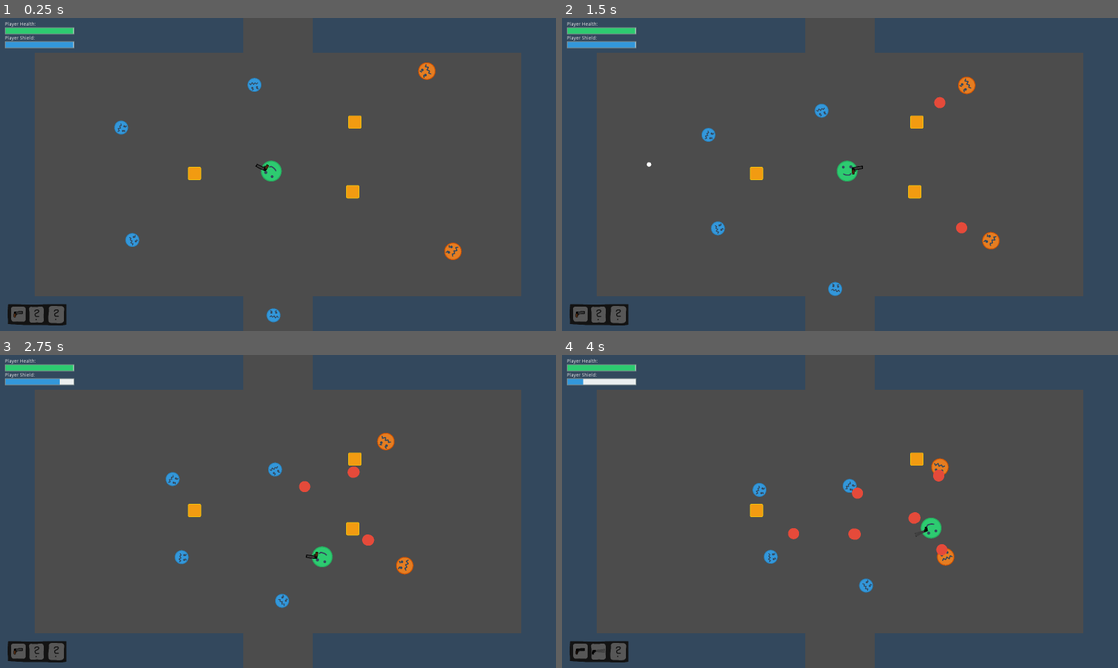
Above: before the commit, frames 1-4 (two rows, left to right).
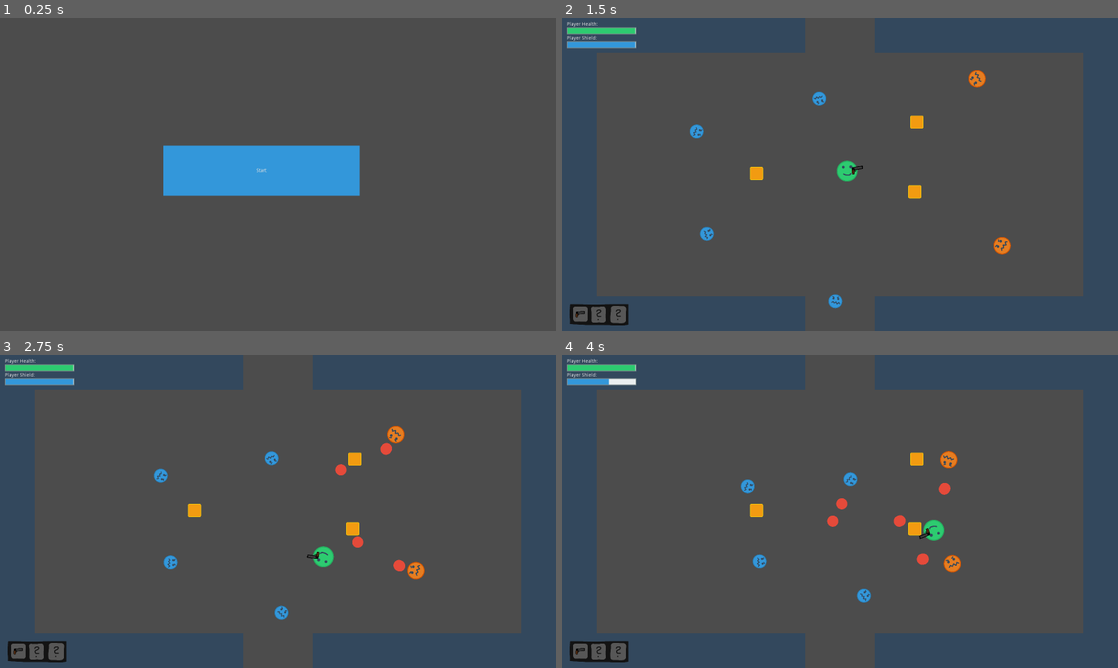
Above: after the commit, the same moments.

Repository: dominik-pm/CircleHead
Game: Godot game, scene res://Startscene/Startscene.tscn
Same seed, same stepped clock (60 frames per second), same inputs: the game is played once before the commit and once after it. Before the commit the project starts from res://Level 1.tscn.
Inputs (mouse positions are in pixels of both pictures, inside the frame that each line leads up to):
- Up to frame 1 (0.25 s): no input
- Up to frame 2 (1.5 s): click (823, 171) at 0.5 s, where only the run after the commit has a clickable "Start"; move the mouse to (962, 158) at 1.27 s; hold Right (ui_right) from 1.28 s (still down); tap E (player_next_weapon) at 1.35 s
- Up to frame 3 (2.75 s): move the mouse to (166, 527) at 2.02 s; release Right (ui_right) at 2.03 s; hold Down (ui_down) from 2.03 s (still down); tap Q (player_prev_weapon) at 2.1 s
- Up to frame 4 (4 s): move the mouse to (895, 442) at 2.77 s; release Down (ui_down) at 2.78 s; hold Right (ui_right) 2.78-3.53 s; hold Space (player_shoot) 2.78-3.53 s; move the mouse to (812, 574) at 3.52 s; hold Up (ui_up) from 3.53 s (still down); tap E (player_next_weapon) at 3.6 s

The runs differ from the first frame. In frame 1, 35% of the frame differs, in the area x 0-100%, y 0-100%; in frame 2, 1.3%; in frame 3, 1.7%; in frame 4, 2.1%.
Error in both runs: Invalid get index '1' (on base: 'Array'). (res://Player/Player.gd:189)

Commit message:
Added temp startscene

Diff:
--- /dev/null
+++ b/Startscene/Button.gd
@@ -0,0 +1,14 @@
+extends Button
+
+# Declare member variables here. Examples:
+# var a = 2
+# var b = "text"
+
+# Called when the node enters the scene tree for the first time.
+func _ready():
+	pass # Replace with function body.
+func _pressed():
+	get_tree().change_scene("Level 1.tscn")
+# Called every frame. 'delta' is the elapsed time since the previous frame.
+#func _process(delta):
+#	pass
--- /dev/null
+++ b/Startscene/Startscene.tscn
@@ -0,0 +1,25 @@
+[gd_scene load_steps=5 format=2]
+
+[ext_resource path="res://Startscene/Button.gd" type="Script" id=1]
+
+[sub_resource type="StyleBoxFlat" id=1]
+bg_color = Color( 0.203922, 0.596078, 0.858824, 0.815686 )
+
+[sub_resource type="StyleBoxFlat" id=2]
+bg_color = Color( 0.203922, 0.596078, 0.858824, 0.517647 )
+
+[sub_resource type="StyleBoxFlat" id=3]
+bg_color = Color( 0.203922, 0.596078, 0.858824, 1 )
+
+[node name="Node2D" type="Node2D"]
+
+[node name="Button" type="Button" parent="."]
+margin_left = 470.355
+margin_top = 367.276
+margin_right = 1035.36
+margin_bottom = 511.276
+custom_styles/hover = SubResource( 1 )
+custom_styles/pressed = SubResource( 2 )
+custom_styles/normal = SubResource( 3 )
+text = "Start"
+script = ExtResource( 1 )
--- a/project.godot
+++ b/project.godot
@@ -16,7 +16,7 @@
 [application]
 
 config/name="CircleHead"
-run/main_scene="res://Level 1.tscn"
+run/main_scene="res://Startscene/Startscene.tscn"
 boot_splash/image="res://Enemys/enemy1.png"
 boot_splash/bg_color=Color( 0.172549, 0.243137, 0.313726, 1 )
 config/icon="res://Player/player.png"
